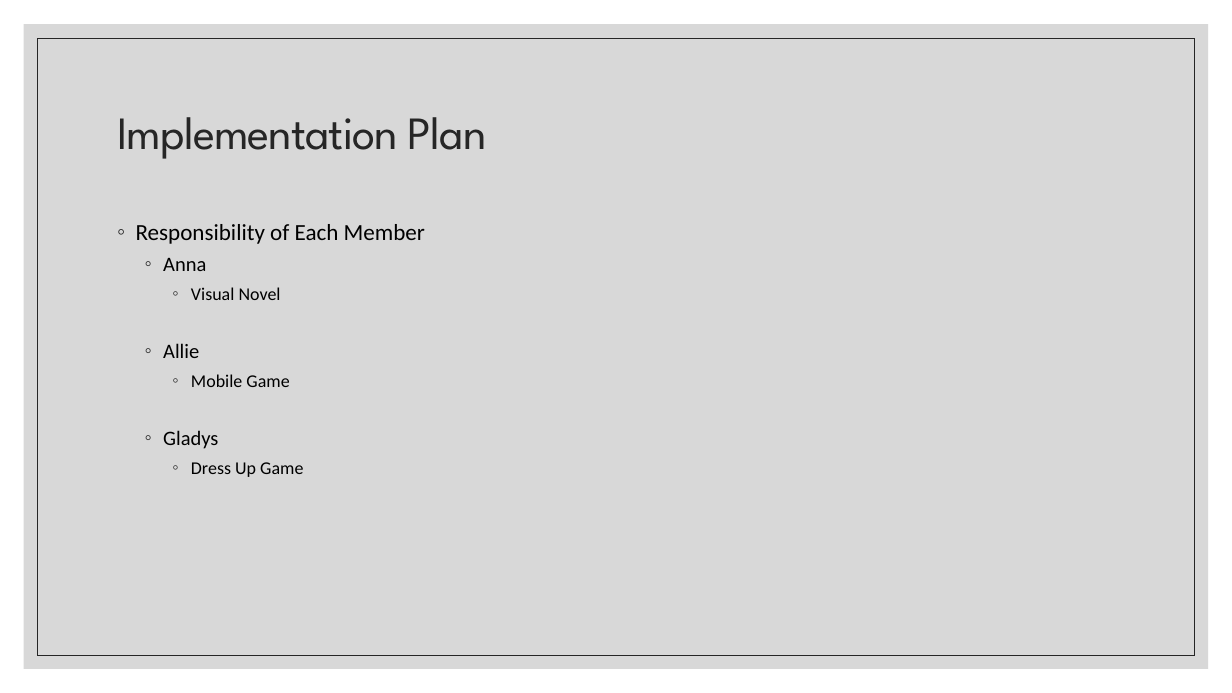
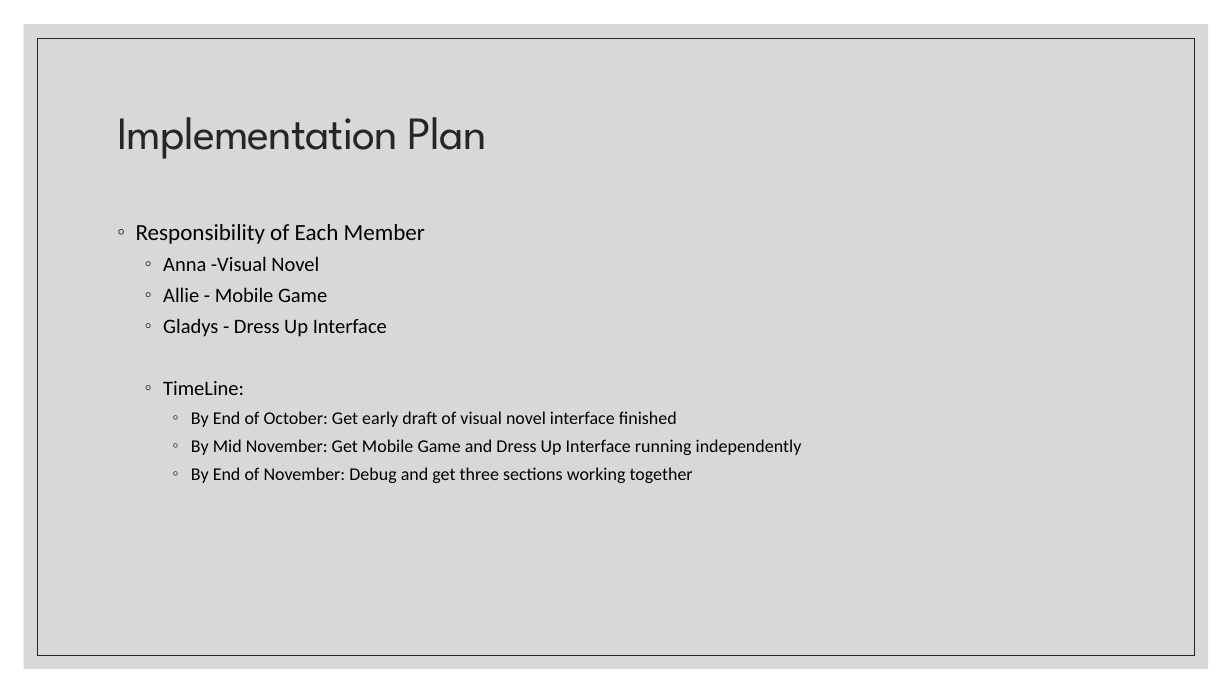
Before and after one commit to alexandraburress/488GroupProject, a slide deck: slide 14 of SchoolReport/Mobile Wizard Dress-Up Game.pptx. Drawn at 1232x693 pixels with LibreOffice and Linux fonts; fonts in the diff are those of the drawing. Boxes give left, top, right and bottom in pixels: in the first picture for what was removed or moved away, otherwise in the second. Text is boxed around its words. In the diff, an @@ line names an element or a change of style, - is before the commit and + after.

Commit message:
Updated last section

```diff
--- a/SchoolReport/Mobile Wizard Dress-Up Game.pptx
+++ b/SchoolReport/Mobile Wizard Dress-Up Game.pptx
@@ text at box(163, 256, 802, 483): text changed @@
-  ◦ Anna
-    ◦ Visual Novel
-  ◦ Allie
-    ◦ Mobile Game
-  ◦ Gladys
-    ◦ Dress Up Game
+  ◦ Anna -Visual Novel
+  ◦ Allie - Mobile Game
+  ◦ Gladys - Dress Up Interface
+  ◦ TimeLine:
+    ◦ By End of October: Get early draft of visual novel interface finished
+    ◦ By Mid November: Get Mobile Game and Dress Up Interface running independently
+    ◦ By End of November: Debug and get three sections working together
```
